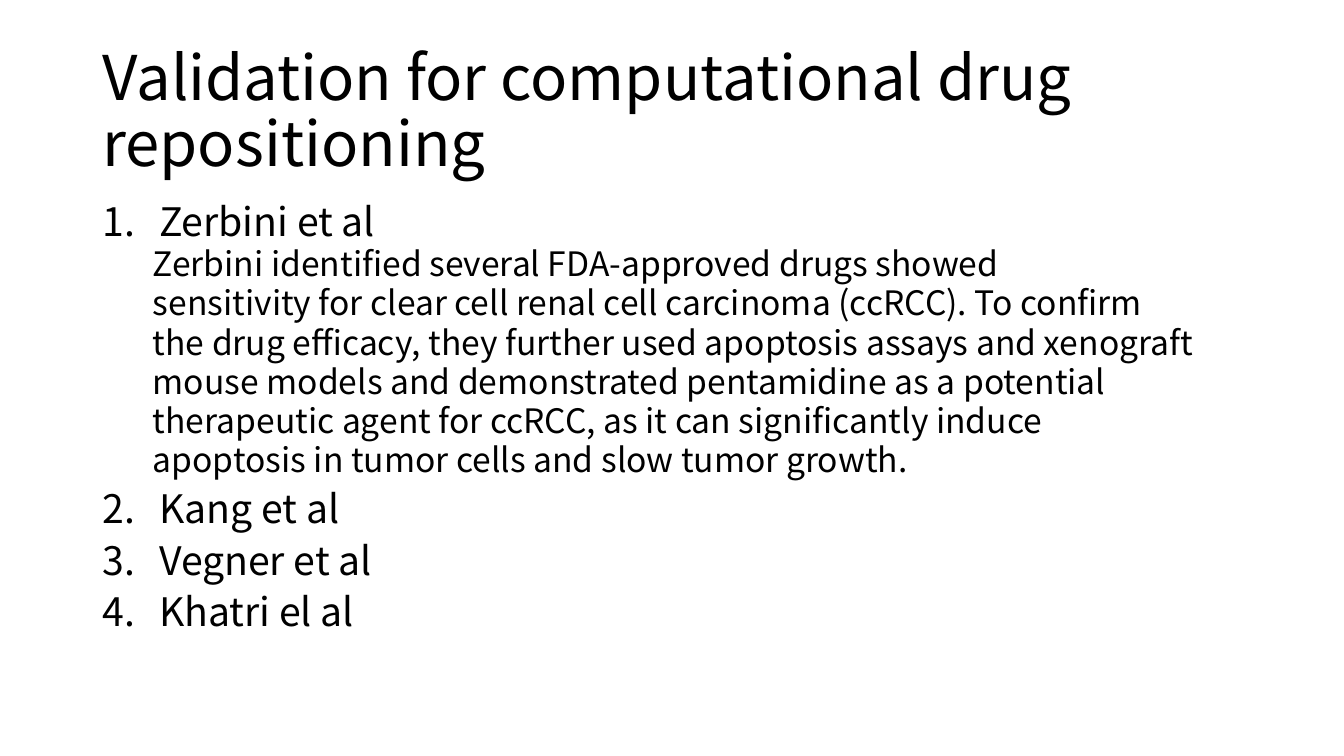
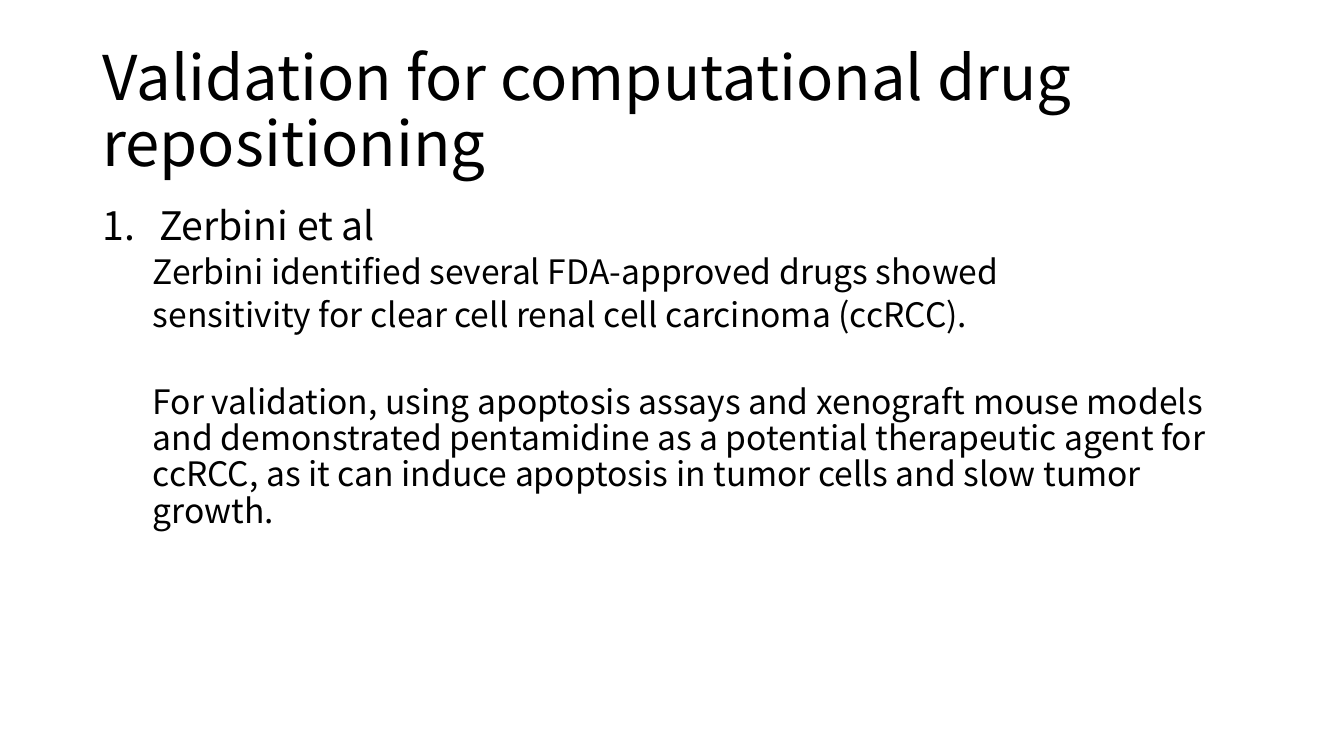
Before and after one commit to moklise/TIL, a slide deck: slide 10 of Review/[2] A Survey Off Current Trends In Computational Drug/A survey of current trends in computational drug.pptx (slide 11 before the commit). Drawn at 1344x756 pixels with LibreOffice and Linux fonts; fonts in the diff are those of the drawing. Boxes give left, top, right and bottom in pixels: in the first picture for what was removed or moved away, otherwise in the second. Text is boxed around its words. In the diff, an @@ line names an element or a change of style, - is before the commit and + after.

```diff
--- a/Review/[2] A Survey Off Current Trends In Computational Drug/A survey of current trends in computational drug.pptx
+++ b/Review/[2] A Survey Off Current Trends In Computational Drug/A survey of current trends in computational drug.pptx
@@ text at box(153, 208, 999, 293): line spacing 0.8 to 0.9 @@
@@ text at box(153, 299, 1205, 532): text changed @@
-  sensitivity for clear cell renal cell carcinoma (ccRCC). To confirm
-  the drug efficacy, they further used apoptosis assays and xenograft
-  mouse models and demonstrated pentamidine as a potential
-  therapeutic agent for ccRCC, as it can significantly induce
-  apoptosis in tumor cells and slow tumor growth.
-2. Kang et al
-3. Vegner et al
-4. Khatri el al
+  sensitivity for clear cell renal cell carcinoma (ccRCC).
+  For validation, using apoptosis assays and xenograft mouse models and demonstrated pentamidine as a potential therapeutic agent for ccRCC, as it can induce apoptosis in tumor cells and slow tumor growth.
```
Also in this commit, not shown: 8 other slides changed, 2 slides added, 1 slide removed.
